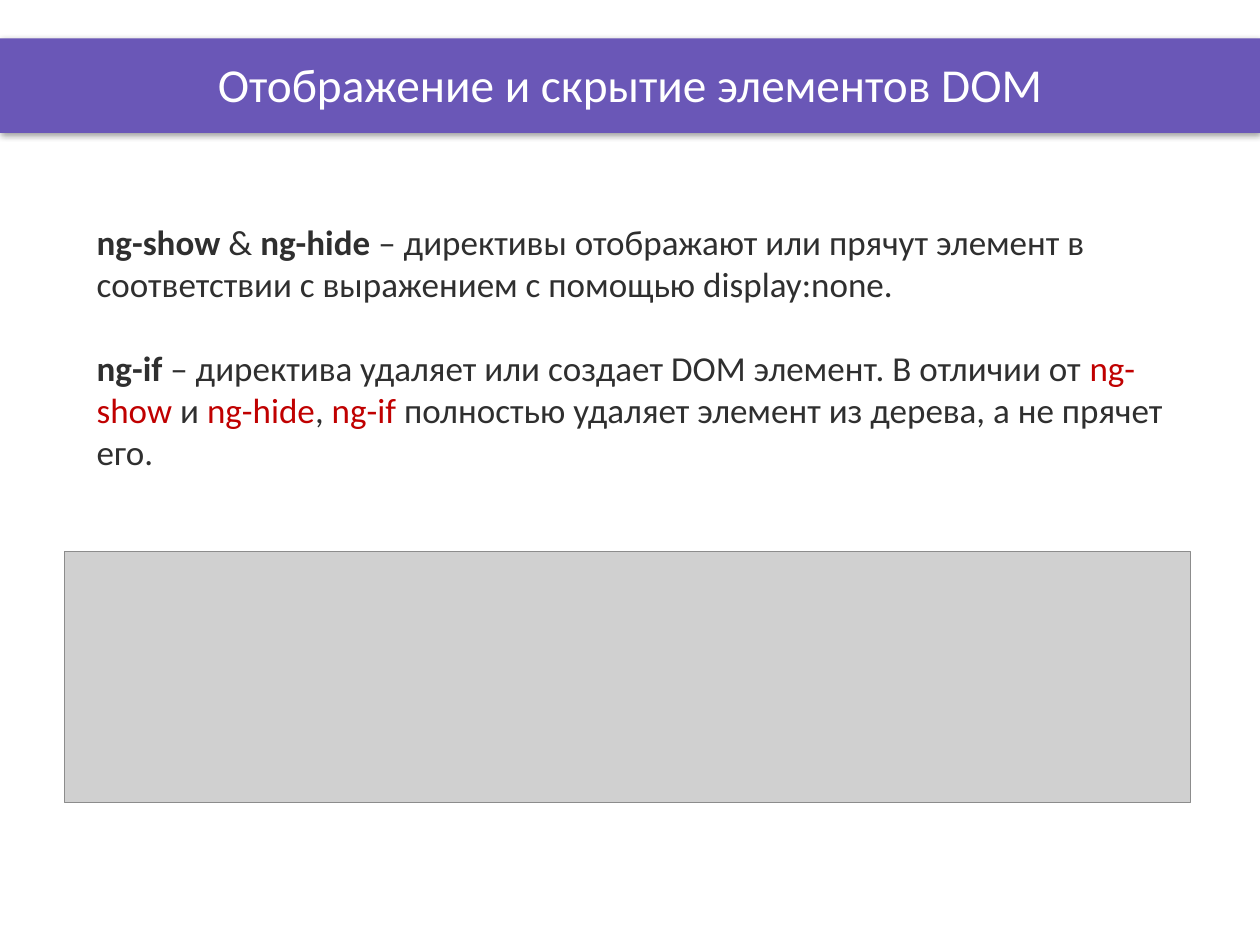
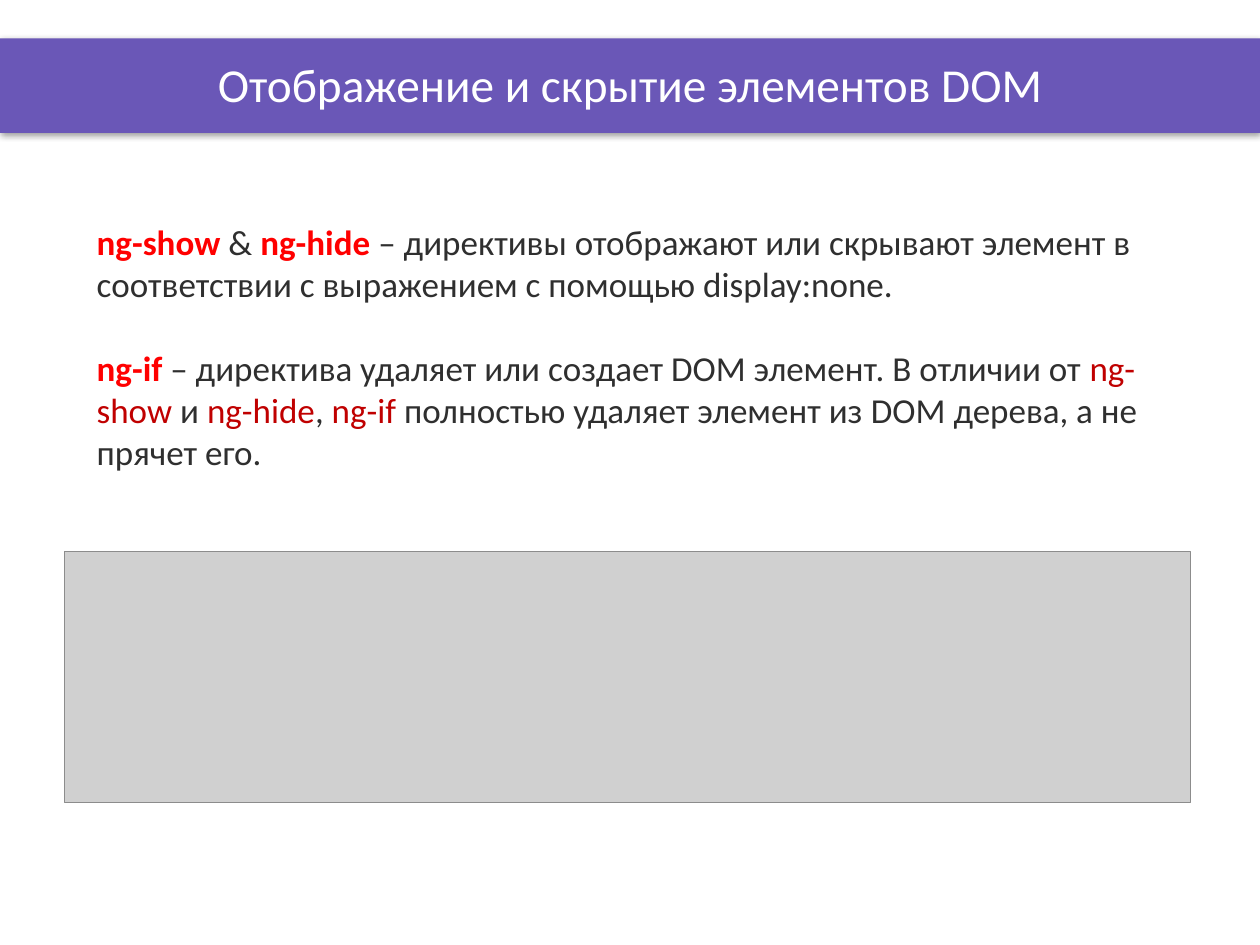
Before and after one commit to OleksandrPetryk/ignite, a slide deck: slide 2 of AngularJS/lesson_13/Presentation/Filters_DOM.pptx. Drawn at 1260x945 pixels with LibreOffice and Linux fonts; fonts in the diff are those of the drawing; grey boxes stand for pictures; background and template pictures are left out. Boxes give left, top, right and bottom in pixels: in the first picture for what was removed or moved away, otherwise in the second. Text is boxed around its words. In the diff, an @@ line names an element or a change of style, - is before the commit and + after.

```diff
--- a/AngularJS/lesson_13/Presentation/Filters_DOM.pptx
+++ b/AngularJS/lesson_13/Presentation/Filters_DOM.pptx
@@ text at box(97, 230, 1137, 471): text changed @@
-ng-show & ng-hide – директивы отображают или прячут элемент в соответствии с выражением с помощью display:none.
-ng-if – директива удаляет или создает DOM элемент. В отличии от ng-show и ng-hide, ng-if полностью удаляет элемент из дерева, а не прячет его.
+ng-show & ng-hide – директивы отображают или скрывают элемент в соответствии с выражением с помощью display:none.
+ng-if – директива удаляет или создает DOM элемент. В отличии от ng-show и ng-hide, ng-if полностью удаляет элемент из DOM дерева, а не прячет его.
```
Also in this commit, not shown: 3 other slides changed, 18 other files.
